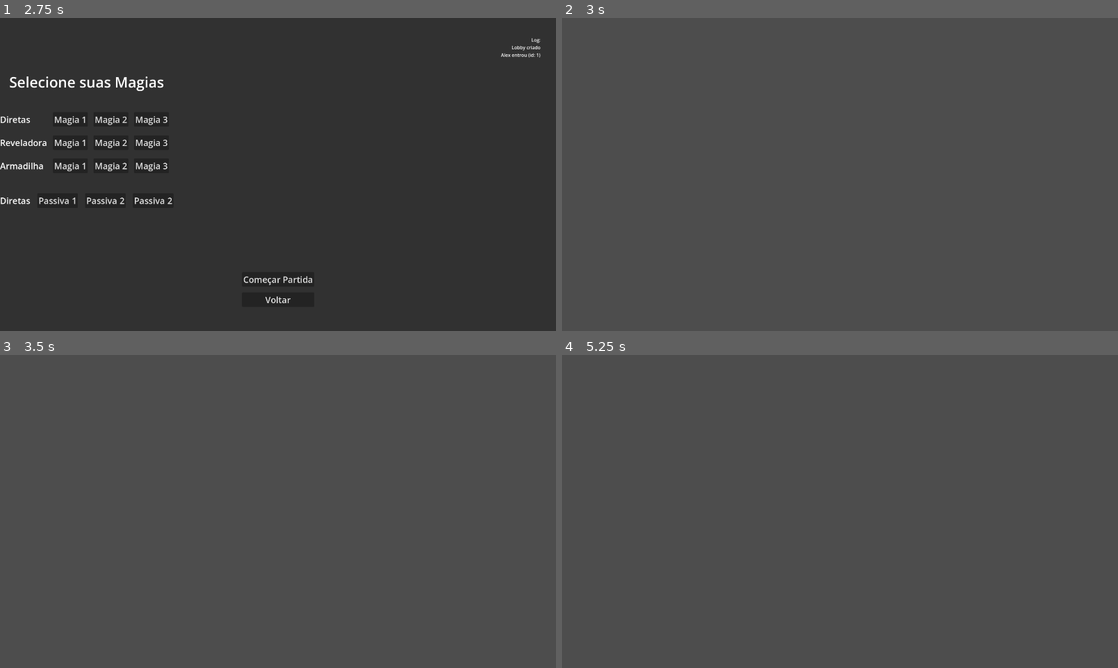
Above: before the commit, frames 1-4 (two rows, left to right).
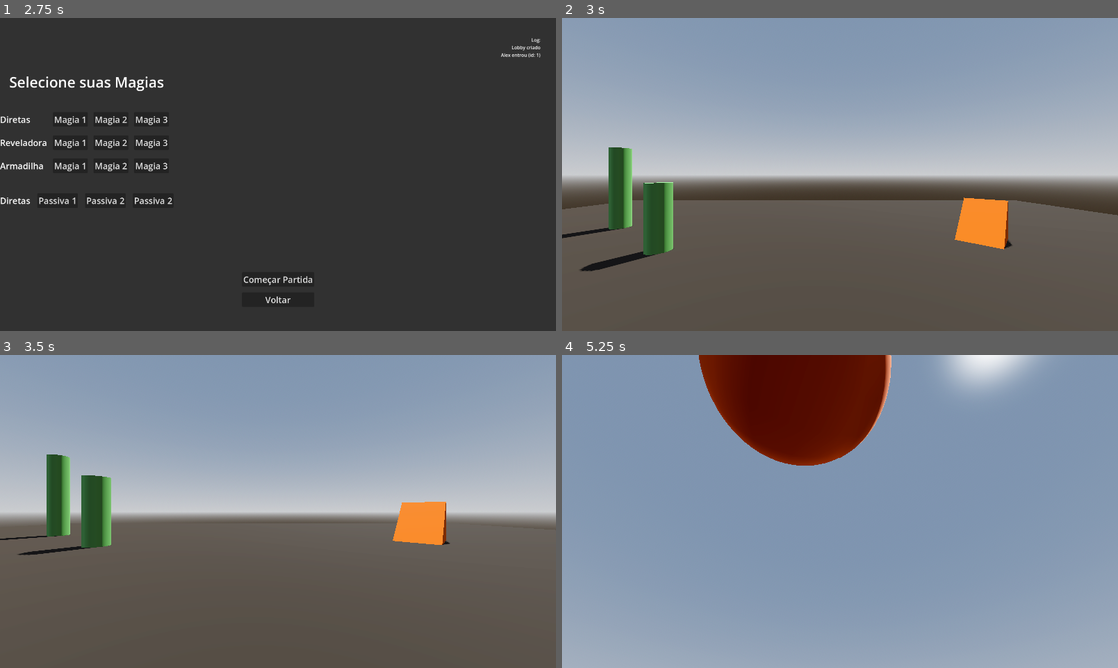
Above: after the commit, the same moments.

Repository: Isaaa43/Saudavel-e-Balanceado
Game: Godot game, scene res://cenas/main_game.tscn
The game is run twice, just before and just after one commit, with the same random seed, the same clock (stepped at 60 frames per second) and the same inputs.
Inputs (mouse positions are in pixels of both pictures, inside the frame that each line leads up to):
- Up to frame 1 (2.75 s): click (278, 224) at 0.52 s; type "Alex" at 0.6 s; click "Jogar" at 1.25 s; click "Host" at 2 s
- Up to frame 2 (3 s): click "Começar Partida" at 2.75 s
- Up to frame 3 (3.5 s): no input
- Up to frame 4 (5.25 s): move the mouse to (962, 495) at 3.52 s; hold D (direita) 3.53-4.28 s; click (962, 495) at 3.6 s; tap Space (pular) at 3.77, 4.52 s; move the mouse to (728, 527) at 4.27 s; hold S (tras) 4.28-5.03 s; click (728, 527) at 4.35 s; move the mouse to (895, 442) at 5.02 s; hold D (direita) from 5.03 s (still down); click (895, 442) at 5.1 s

Frame 1 is identical in both runs. In frame 2, 59% of the frame differs, in the area x 0-100%, y 0-81%; in frame 3, 57%; in frame 4, 100%, in the area x 0-100%, y 0-100%.
Error before the commit: Invalid access to property or key 'spawnar_jogador' on a base object of type 'Node (network_server.gd)'. (res://scripts/network/jogadores_adm.gd:7)

Commit message:
Corrigido dados jog sem id do servidor
Dados do jogador referente ao player do servidor, não possuíam peer id do servidor, impossibilitando o funcionamento do jogador host

Diff:
--- a/luta-magos/scripts/game/characters/jogador.gd
+++ b/luta-magos/scripts/game/characters/jogador.gd
@@ -14,6 +14,7 @@
 	node.set_physics_process(false)
 	node.set_process_input(false)
 	node.set_process_unhandled_input(false)
+	node.process_mode = Node.PROCESS_MODE_DISABLED
 
 func _enter_tree() -> void:
 	set_multiplayer_authority(str(name).to_int())
@@ -25,6 +26,7 @@
 	if not is_multiplayer_authority():
 		_turn_off(self)
 		_turn_off(camera_3d)
+		_turn_off(lancador_feiticos)
 		return
 
 	camera_3d.start()
--- a/luta-magos/scripts/network/autoloads/network_server.gd
+++ b/luta-magos/scripts/network/autoloads/network_server.gd
@@ -17,6 +17,8 @@
 	Network.create_server()
 	TrocaCenaTemp.go_to_menu_partida()
 	LogsAdm.add_conexao_texto("Lobby criado")
+	# salva o peer_id do server nos dados do jog
+	NetworkClient.dados_jogador.peer_id = Network.SERVER_ID
 	# cria os dados do jogador que criou o lobby
 	var dados_jog := NetworkClient.dados_jogador
 	_registrar_jogador_peer_id(dados_jog, Network.SERVER_ID)
@@ -48,6 +50,8 @@
 	_registrar_jogador_peer_id(dados_jog, sender_peer_id)
 
 func _registrar_jogador_peer_id(dados_jog : DadosJogador, peer_id : int) -> void:
+	if dados_jog.peer_id != peer_id:
+		print("_registrar_jogador_peer_id %d != %d" % [dados_jog.peer_id, peer_id])
 	dados_jogador_por_peer_id[peer_id] = dados_jog
 	LogsAdm.add_conexao_texto_peer("%s entrou" % [dados_jog.nome], peer_id)
 
--- a/luta-magos/scripts/network/jogadores_adm.gd
+++ b/luta-magos/scripts/network/jogadores_adm.gd
@@ -4,11 +4,13 @@
 @onready var jogadores: Node = $Jogadores
 
 func _ready() -> void:
-	NetworkServer.spawnar_jogador.connect(spawnar_jogador)
+	NetworkClient.spawnar_jogador.connect(spawnar_jogador)
 	pass
 
-func spawnar_jogador(dados_jog : DadosJogador, peer_id : int) -> void:
+func spawnar_jogador(dados_jog : DadosJogador) -> void:
+	var peer_id : int = dados_jog.peer_id
 	print("spawnar_jogador dados: ", dados_jog, " id: ", peer_id)
+
 	var jogador : Jogador = JOGADOR.instantiate()
 	jogador.name = str(peer_id)
 	jogador.dados_jogador = dados_jog
